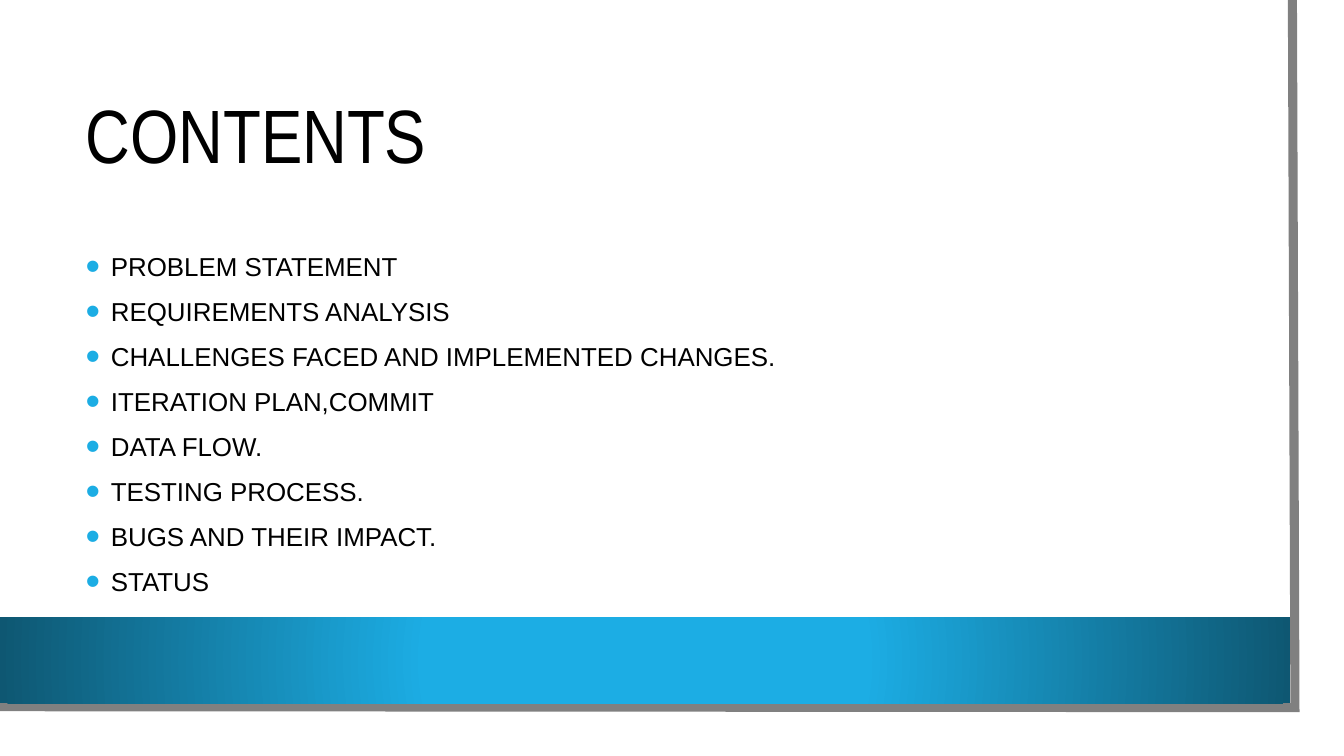
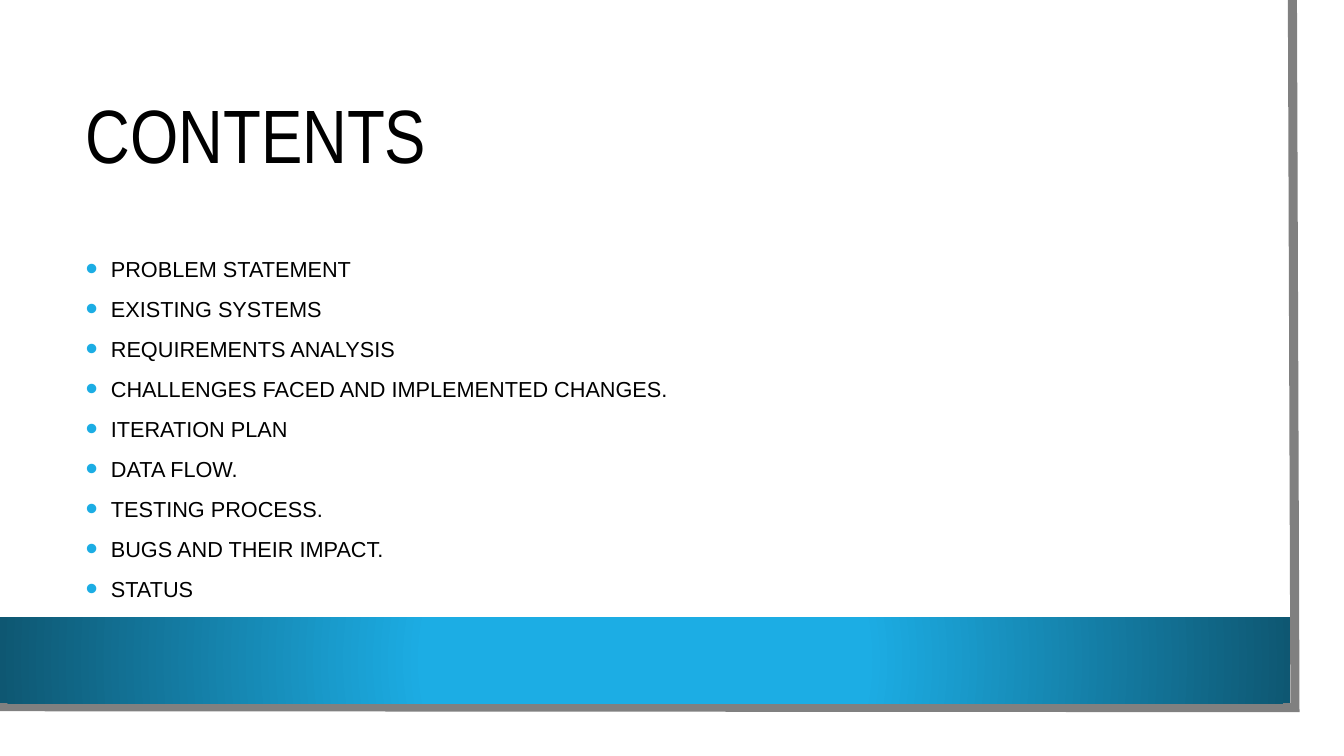
Before and after one commit to VamsiDevalla/Student-Attendance-Tracking, a slide deck: slide 2 of final ppt.pptx. Drawn at 1344x756 pixels with LibreOffice and Linux fonts; fonts in the diff are those of the drawing; background and template pictures are left out. Boxes give left, top, right and bottom in pixels: in the first picture for what was removed or moved away, otherwise in the second. Text is boxed around its words. In the diff, an @@ line names an element or a change of style, - is before the commit and + after.

```diff
--- a/final ppt.pptx
+++ b/final ppt.pptx
@@ text at (111, 302, 322, 318): paragraph added @@
+• EXISTING SYSTEMS
@@ text at (111, 342, 667, 598): size 18.5 to 15.5 pt in "PROBLEM STATEMENT", "REQUIREMENTS ANALYSIS", "CHALLENGES FACED AND IMPLEMENTED CHANGES.", "DATA FLOW." and 3 more places @@
@@ text at (111, 422, 288, 438): text changed; size 18.5 to 15.5 pt @@
-• ITERATION PLAN,COMMIT
+• ITERATION PLAN
```
Also in this commit, not shown: 8 other slides changed, 4 slides added.
